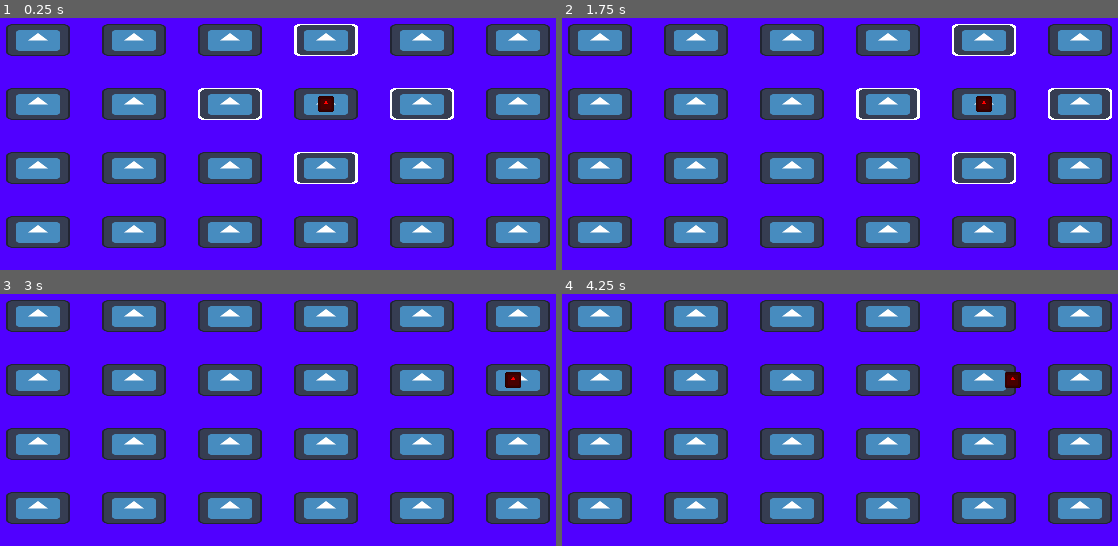
Above: before the commit, frames 1-4 (two rows, left to right).
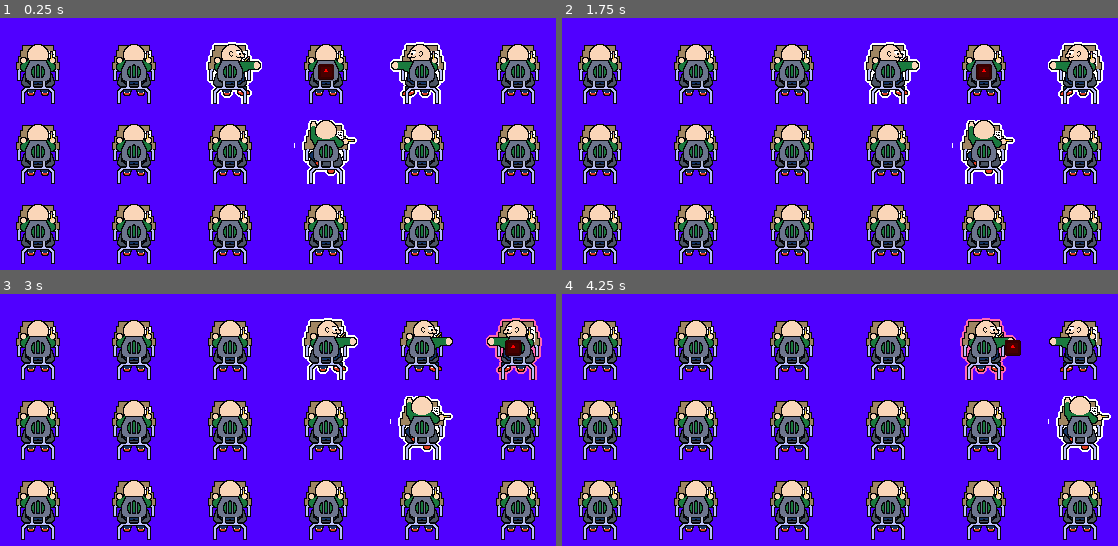
Above: after the commit, the same moments.

Repository: RacBrosGaming/Love-Note
Game: Godot game, scene res://Levels/class_room.tscn
Same seed, same stepped clock (60 frames per second), same inputs: the game is played once before the commit and once after it. The engine's default icon, where the game draws it, is replaced by a stand-in: a white triangle on a blue panel in a dark square.
Inputs (mouse positions are in pixels of both pictures, inside the frame that each line leads up to):
- Up to frame 1 (0.25 s): no input
- Up to frame 2 (1.75 s): tap Enter at 0.5 s; move the mouse to (600, 40) at 0.52 s; hold Right (right) 0.53-1.28 s; hold Space (select) 0.53-1.28 s; click (600, 40) at 0.67 s; move the mouse to (600, 103) at 1.27 s; hold Down (down) from 1.28 s (still down); tap Space (select) at 1.35 s; click (600, 103) at 1.42 s
- Up to frame 3 (3 s): tap Space (select) at 2, 2.85 s; move the mouse to (38, 445) at 2.02 s; release Down (down) at 2.03 s; hold Right (right) 2.03-2.78 s; hold Space (select) 2.03-2.78 s; click (38, 445) at 2.17 s; move the mouse to (38, 508) at 2.77 s; hold Up (up) from 2.78 s (still down); click (38, 508) at 2.92 s
- Up to frame 4 (4.25 s): tap Enter at 3.5 s; move the mouse to (695, 316) at 3.52 s; release Up (up) at 3.53 s; hold Left (left) from 3.53 s (still down); hold Space (select) from 3.53 s (still down); click (695, 316) at 3.67 s

The runs differ from the first frame. In frame 1, 48% of the frame differs, in the area x 1-99%, y 2-98%; in frame 2, 48%; in frame 3, 48%; in frame 4, 48%.

Commit message:
Updating movement

Diff:
--- a/Resources/grid_data.tres
+++ b/Resources/grid_data.tres
@@ -4,6 +4,6 @@
 
 [resource]
 script = ExtResource("1_4drhi")
-grid_size = Vector2i(6, 4)
-grid_spacing = Vector2i(96, 64)
-grid_offset = Vector2i(64, 32)
+grid_size = Vector2i(6, 3)
+grid_spacing = Vector2i(96, 80)
+grid_offset = Vector2i(64, 64)
--- a/Scenes/desk.gd
+++ b/Scenes/desk.gd
@@ -7,8 +7,25 @@
 @onready var sprite_2d: Sprite2D = $Sprite2D
 @onready var shader: ShaderMaterial = sprite_2d.material
 
+@export var empty_desk: Array[Texture2D] = []
+@export var kids: Array[Texture2D] = []
+
+const KID_IDLE_FRAME := 0
+const KID_LEFT_FRAME := 3
+const KID_RIGHT_FRAME := 4
+const KID_UP_FRAME := 5
+const KID_DOWN_FRAME := 6
+const KID_DIRECTION := {
+	Vector2i.ZERO: KID_IDLE_FRAME,
+	Vector2i.LEFT: KID_LEFT_FRAME,
+	Vector2i.RIGHT: KID_RIGHT_FRAME,
+	Vector2i.UP: KID_UP_FRAME,
+	Vector2i.DOWN: KID_DOWN_FRAME,
+}
+
 var active: bool: set = set_active
 var hovered: bool: set = set_hover
+var direction: Vector2i: set = set_direction
 var pending_hover := false
 
 func set_active(value: bool) -> void:
@@ -19,7 +36,16 @@
 	hovered = value
 	super_highlight(hovered)
 
+func set_direction(value: Vector2i) -> void:
+	direction = value
+	sprite_2d.frame = KID_DIRECTION[direction]
+
 func _ready() -> void:
+	if !kids.is_empty():
+		sprite_2d.texture = kids[0]
+		sprite_2d.hframes = 7
+	#if !empty_desk.is_empty():
+		#sprite_2d.texture = empty_desk[randi_range(0, empty_desk.size() - 1)]
 	input_event.connect(_on_input_event)
 	mouse_entered.connect(_on_mouse_entered)
 	mouse_exited.connect(_on_mouse_exited)
--- a/Scenes/desk.tscn
+++ b/Scenes/desk.tscn
@@ -1,30 +1,33 @@
-[gd_scene load_steps=6 format=3 uid="uid://dnhrpo8g4oeh1"]
+[gd_scene load_steps=8 format=3 uid="uid://dnhrpo8g4oeh1"]
 
 [ext_resource type="Script" path="res://Scenes/desk.gd" id="1_1pnw8"]
 [ext_resource type="Shader" path="res://Scenes/desk.gdshader" id="1_ht8tx"]
-[ext_resource type="Texture2D" uid="uid://dv3jd0yxwm63m" path="res://icon.svg" id="2_m1p4d"]
+[ext_resource type="Texture2D" uid="uid://dhiij4f5op4ku" path="res://Assets/Desk/desk_dirty.png" id="3_8dr8v"]
+[ext_resource type="Texture2D" uid="uid://bcq554fvqjas7" path="res://Assets/Desk/desk_clean.png" id="3_os8td"]
+[ext_resource type="Texture2D" uid="uid://ijkj7k61imw7" path="res://Assets/Desk/spritesheet_kid_1.png" id="4_aw57x"]
 
 [sub_resource type="ShaderMaterial" id="ShaderMaterial_qoy8t"]
 resource_local_to_scene = true
 shader = ExtResource("1_ht8tx")
 shader_parameter/enabled = false
 shader_parameter/color = Color(1, 1, 1, 1)
-shader_parameter/width = 5.0
-shader_parameter/pattern = 2
-shader_parameter/inside = true
+shader_parameter/width = 2.0
+shader_parameter/pattern = 0
+shader_parameter/inside = false
 shader_parameter/add_margins = false
 shader_parameter/number_of_images = Vector2(1, 1)
 
 [sub_resource type="RectangleShape2D" id="RectangleShape2D_88se1"]
-size = Vector2(64, 32)
+size = Vector2(64, 64)
 
 [node name="Desk" type="Area2D"]
 script = ExtResource("1_1pnw8")
+empty_desk = Array[Texture2D]([ExtResource("3_os8td"), ExtResource("3_8dr8v")])
+kids = Array[Texture2D]([ExtResource("4_aw57x")])
 
 [node name="Sprite2D" type="Sprite2D" parent="."]
 material = SubResource("ShaderMaterial_qoy8t")
-scale = Vector2(0.5, 0.25)
-texture = ExtResource("2_m1p4d")
+texture = ExtResource("3_os8td")
 
 [node name="CollisionShape2D" type="CollisionShape2D" parent="."]
 shape = SubResource("RectangleShape2D_88se1")
--- a/Scenes/note.gd
+++ b/Scenes/note.gd
@@ -9,9 +9,11 @@
 	"left": Vector2i.LEFT,
 	"up": Vector2i.UP,
 }
-var selected_desk: Desk
+var current_direction := Vector2i.ZERO
+var current_desk: Desk
+var hovered_desk: Desk
 var last_position: Vector2
-var nearby_desks: Dictionary#[String, Vector2i]
+var nearby_desks: Dictionary#[Vector2i, Desk]
 var moving := false
 
 @onready var ray_cast_2d: RayCast2D = $RayCast2D
@@ -28,9 +30,11 @@
 func _unhandled_input(event: InputEvent) -> void:
 	for direction: String in directions.keys():
 		if event.is_action_pressed(direction):
-			if nearby_desks.has(direction):
-				var desk: Desk = nearby_desks[direction]
-				select_desk(desk)
+			var direction_vector: Vector2i = directions[direction]
+			if nearby_desks.has(direction_vector):
+				current_direction = direction_vector
+				var desk: Desk = nearby_desks[direction_vector]
+				hover_desk(desk)
 	if event.is_action_pressed("select"):
 		move()
 
@@ -42,16 +46,20 @@
 	if !moving && !last_position.is_equal_approx(position):
 		ray_cast_2d.enabled = true
 		check_neaby_desks()
+		current_desk = get_nearby_desk(Vector2i.ZERO)
+		current_direction = Vector2i.ZERO
+		current_desk.direction = current_direction
 		last_position = position
 		ray_cast_2d.enabled = false
 
 func move() -> void:
-	if !moving && is_instance_valid(selected_desk):
+	if !moving && is_instance_valid(hovered_desk):
 		var tween := create_tween()
-		tween.tween_property(self, "position", selected_desk.position, 1)
+		tween.tween_property(self, "position", hovered_desk.position, 1)
 		moving = true
+		current_desk = hovered_desk
+		await tween.finished
 		reset_nearby_desks()
-		await tween.finished
 		moving = false
 
 func check_neaby_desks() -> void:
@@ -60,14 +68,16 @@
 		var direction_vector: Vector2i = directions[direction]
 		var desk := get_nearby_desk(direction_vector)
 		if is_instance_valid(desk):
-			nearby_desks[direction] = desk
+			nearby_desks[direction_vector] = desk
 			desk.desk_selected.connect(_on_desk_selected)
 			desk.desk_hovered.connect(_on_desk_hovered)
 			desk.active = true
+			desk.direction = -direction_vector
 
 func get_nearby_desk(direction: Vector2i) -> Desk:
 	var desk: Desk
 	ray_cast_2d.target_position = direction * grid_data.grid_spacing
+	ray_cast_2d.hit_from_inside = direction == Vector2i.ZERO
 	ray_cast_2d.force_raycast_update()
 	if ray_cast_2d.is_colliding():
 		desk = ray_cast_2d.get_collider() as Desk
@@ -79,19 +89,27 @@
 		desk.desk_selected.disconnect(_on_desk_selected)
 		desk.desk_hovered.disconnect(_on_desk_hovered)
 		desk.hovered = false
+		desk.direction = Vector2i.ZERO
 	nearby_desks.clear()
-	selected_desk = null
+	hovered_desk = null
 
-func select_desk(desk: Desk) -> void:
+func hover_desk(desk: Desk) -> void:
+	current_direction = find_nearby_desk(desk)
 	if is_instance_valid(desk):
-		if is_instance_valid(selected_desk):
-			selected_desk.hovered = false
-		selected_desk = desk
-		selected_desk.hovered = true
+		if is_instance_valid(hovered_desk):
+			hovered_desk.hovered = false
+		if is_instance_valid(current_desk):
+			current_desk.direction = current_direction
+		hovered_desk = desk
+		hovered_desk.hovered = true
+
+func find_nearby_desk(desk: Desk) -> Vector2i:
+	var found_desk: Vector2i = nearby_desks.find_key(desk)
+	return found_desk
 
 func _on_desk_hovered(desk: Desk) -> void:
-	select_desk(desk)
+	hover_desk(desk)
 
 func _on_desk_selected(desk: Desk) -> void:
-	select_desk(desk)
+	hover_desk(desk)
 	move()
--- a/project.godot
+++ b/project.godot
@@ -64,5 +64,6 @@
 
 [rendering]
 
+textures/canvas_textures/default_texture_filter=0
 renderer/rendering_method="gl_compatibility"
 renderer/rendering_method.mobile="gl_compatibility"
